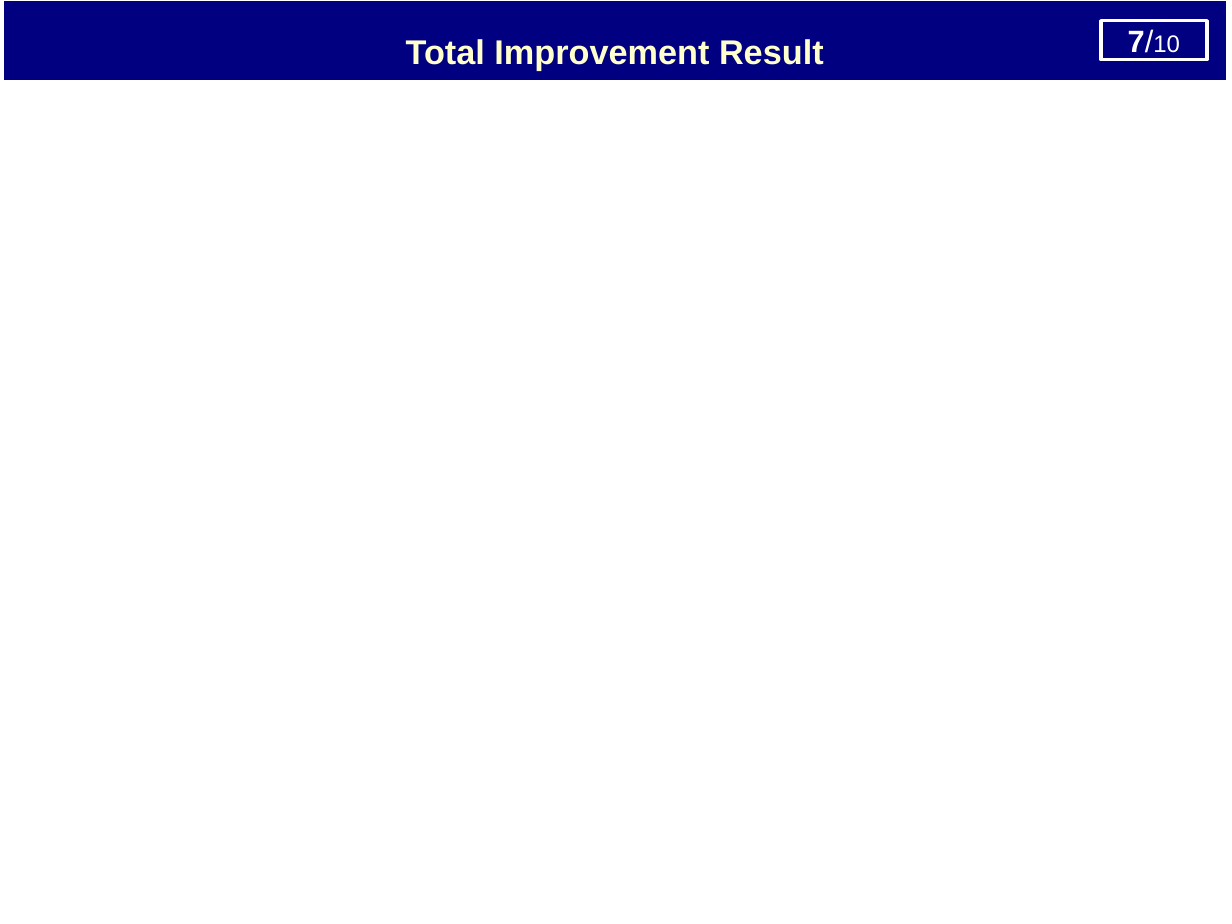
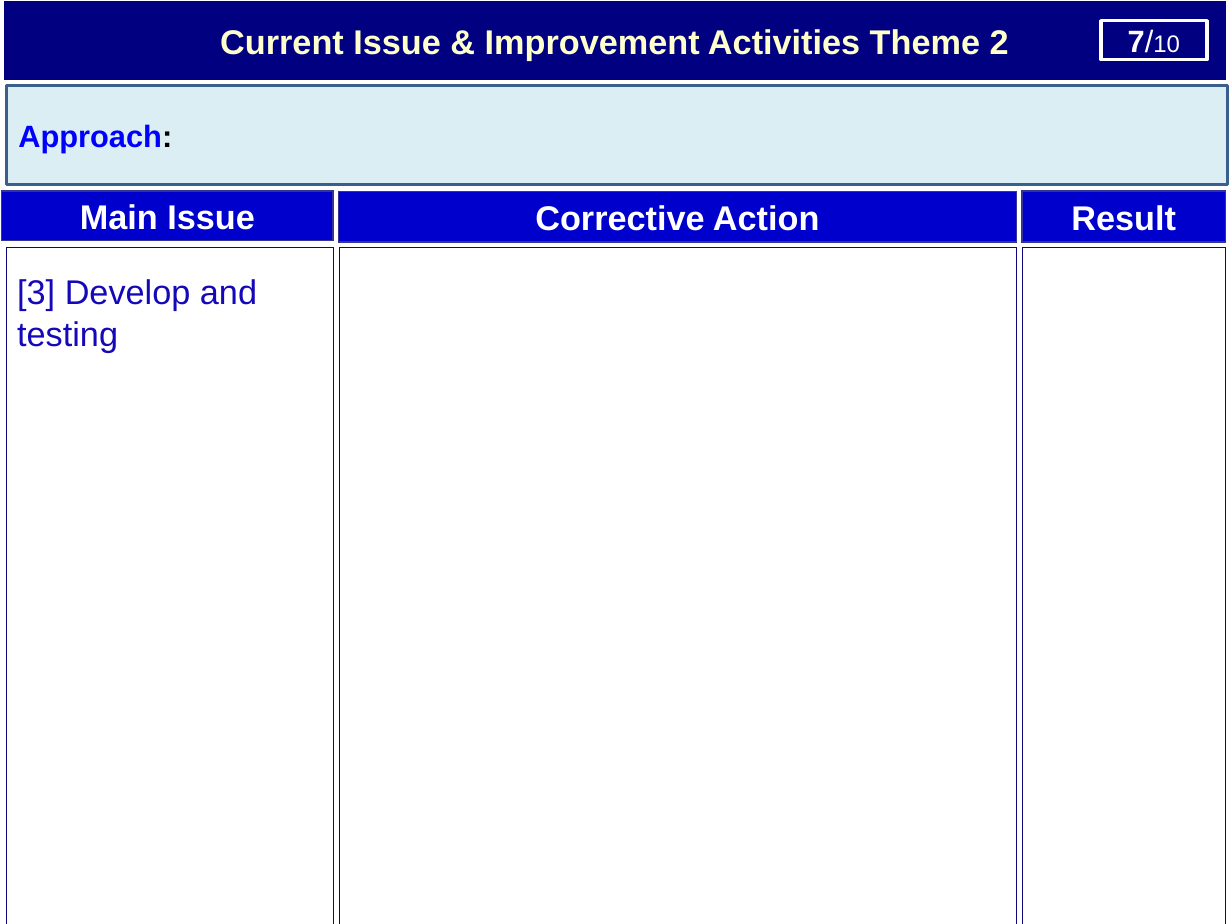
Before and after one commit to thietbicongnghevietnam/ReportPSNV, a slide deck: slide 8 of Report_test.pptx. Drawn at 1232x924 pixels with LibreOffice and Linux fonts; fonts in the diff are those of the drawing. Boxes give left, top, right and bottom in pixels: in the first picture for what was removed or moved away, otherwise in the second. Text is boxed around its words. In the diff, an @@ line names an element or a change of style, - is before the commit and + after.

```diff
--- a/Report_test.pptx
+++ b/Report_test.pptx
@@ text in rectangle at (220,29,1009,60): text changed @@
-Total Improvement Result
+Current Issue & Improvement Activities Theme 2
@@ rectangle added at (6,85,1227,185), fill #DBEEF4, outline #3A5F8C 2 pt, 18 pt, text #0000FF, bold @@
+Approach:
@@ rectangle added at (1,191,333,240), fill #0000CC, outline #333399 0.75 pt, 20 pt, text #FFFFFF, bold @@
+Main Issue
@@ rectangle added at (339,191,1016,241), fill #0000CC, outline #333399 0.75 pt, 20 pt, text #FFFFFF, bold @@
+Corrective Action
@@ rectangle added at (1023,191,1226,243), fill #0000CC, outline #333399 0.75 pt, 20 pt, text #FFFFFF, bold @@
+Result
@@ rectangle added at (6,246,333,924), outline #0E067C 0.25 pt @@
@@ rectangle added at (339,246,1016,924), outline #0E067C 0.25 pt @@
@@ rectangle added at (1023,246,1226,924), outline #0E067C 0.25 pt @@
@@ text added at (17,279,257,352), 20 pt, text #1508B8 @@
+[3] Develop and testing
```
Also in this commit, not shown: 5 other slides changed.
